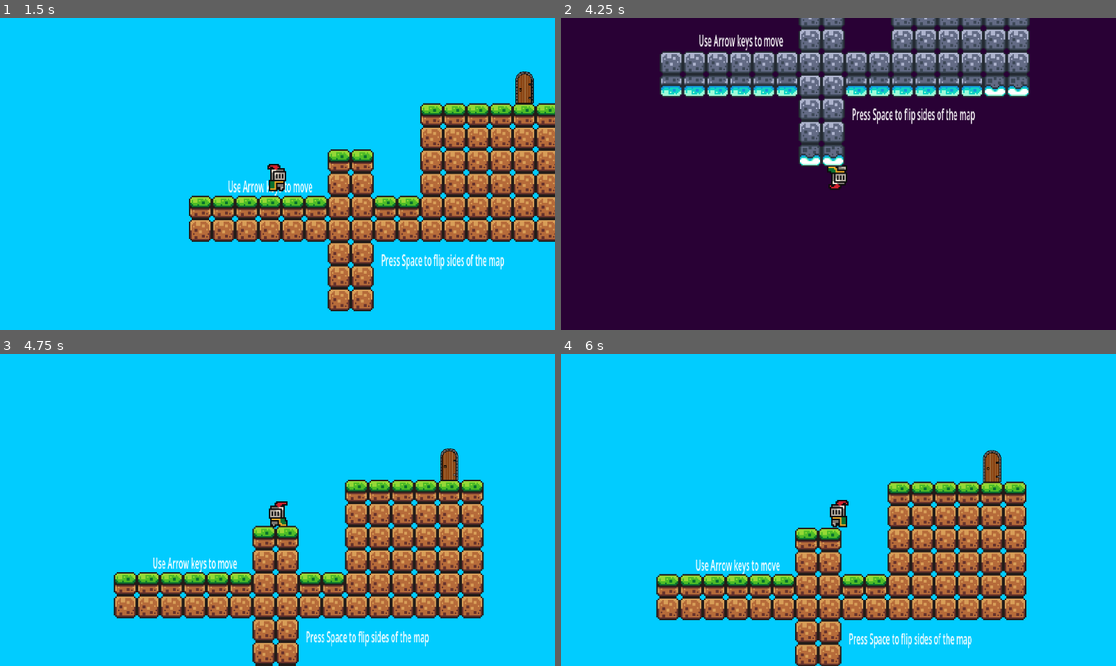
Above: before the commit, frames 1-4 (two rows, left to right).
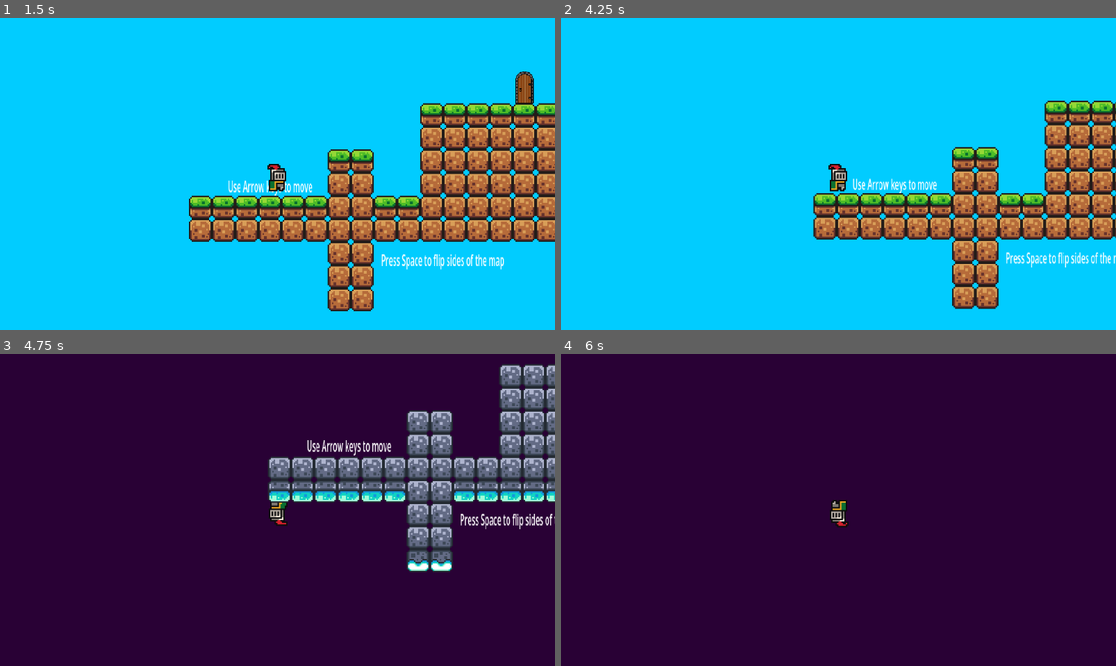
Above: after the commit, the same moments.

Repository: jasjakub1/Flipside
Game: Godot game, scene res://Scenes/Scene 1.tscn
Same seed, same stepped clock (60 frames per second), same inputs: the game is played once before the commit and once after it.
Inputs:
- Up to frame 1 (1.5 s): tap Space (flip) at 0.5, 0.6, 1.25, 1.35 s; hold Right (right) from 0.53 s (still down); tap Up (up) at 0.77 s
- Up to frame 2 (4.25 s): tap Up (up) at 1.52, 3.02, 3.77 s; tap Space (flip) at 2, 2.1, 2.75, 2.85, 3.5, 3.6 s; release Right (right) at 2.03 s; hold Left (left) 2.03-2.78 s; hold Right (right) from 2.78 s (still down); tap R (retry, bound only after the commit) at 4.15 s
- Up to frame 3 (4.75 s): tap Space (flip) at 4.25, 4.35 s; release Right (right) at 4.28 s; hold Left (left) from 4.28 s (still down); tap Up (up) at 4.52 s
- Up to frame 4 (6 s): release Left (left) at 5.03 s; hold Right (right) 5.03-5.78 s; tap Space (flip) at 5.1, 5.85 s; hold Left (left) from 5.78 s (still down)

Frame 1 is identical in both runs. In frame 2, 100% of the frame differs, in the area x 0-100%, y 0-100%; in frame 3, 100%; in frame 4, 100%.

Commit message:
Added changing scenes and restarting scenes

Diff:
--- a/Prefabs/door.tscn
+++ b/Prefabs/door.tscn
@@ -10,13 +10,12 @@
 script = ExtResource("1_bp8im")
 
 [node name="Sprite2D" type="Sprite2D" parent="." unique_id=1508434273]
+z_index = -2
 position = Vector2(-1, 1)
 scale = Vector2(0.03616855, 0.03616855)
 texture = ExtResource("1_uqoeb")
 
 [node name="Area2D" type="Area2D" parent="." unique_id=63416617]
-collision_layer = 2
-collision_mask = 2
 
 [node name="CollisionShape2D" type="CollisionShape2D" parent="Area2D" unique_id=1180865659]
 position = Vector2(0, -2.5)
--- /dev/null
+++ b/Scenes/filler.tscn
@@ -0,0 +1,3 @@
+[gd_scene format=3 uid="uid://c3okm1vgwgfit"]
+
+[node name="Filler" type="Node2D" unique_id=1463537947]
--- a/Scripts/door.gd
+++ b/Scripts/door.gd
@@ -1,6 +1,6 @@
 extends Node2D
 
-func _on_area_2d_body_entered(body: Node2D) -> void:
-	print("player entered door")
-	sceneLoader.nextScene()
+func _on_area_2d_body_entered(body) -> void:
+	if body.name == "Player":
+		sceneLoader.nextScene()
 	pass # Replace with function body.
--- a/Scripts/game_manager.gd
+++ b/Scripts/game_manager.gd
@@ -16,6 +16,7 @@
 @onready var floorLayer = $"../TileMapLayer"
 
 
+
 # Called every frame. 'delta' is the elapsed time since the previous frame.
 func _has_exited_floor() -> bool:
 	var space_state = get_world_2d().direct_space_state
@@ -28,6 +29,8 @@
 	return results.is_empty()
 
 func _process(_delta: float) -> void:
+	if Input.is_action_just_pressed("retry"):
+		sceneLoader.reloadScene()
 	if not flipped:
 		if Input.is_action_just_pressed("flip") and playerNode.is_on_floor():
 			playerBody.set_deferred("disabled", true)
--- a/Scripts/scene_loader.gd
+++ b/Scripts/scene_loader.gd
@@ -7,3 +7,8 @@
 	i += 1
 	print("loading next scene...")
 	get_tree().change_scene_to_file.call_deferred(scenes[i])
+
+func reloadScene():
+	print("restarting scene")
+	get_tree().change_scene_to_file("res://Scenes/filler.tscn")
+	get_tree().change_scene_to_file(scenes[i])
--- a/project.godot
+++ b/project.godot
@@ -46,6 +46,11 @@
 "events": [Object(InputEventKey,"resource_local_to_scene":false,"resource_name":"","device":-1,"window_id":0,"alt_press …(191 unchanged characters)…
 ]
 }
+retry={
+"deadzone": 0.2,
+"events": [Object(InputEventKey,"resource_local_to_scene":false,"resource_name":"","device":-1,"window_id":0,"alt_pressed":false,"shift_pressed":false,"ctrl_pressed":false,"meta_pressed":false,"pressed":false,"keycode":0,"physical_keycode":82,"key_label":0,"unicode":114,"location":0,"echo":false,"script":null)
+]
+}
 
 [physics]
 
